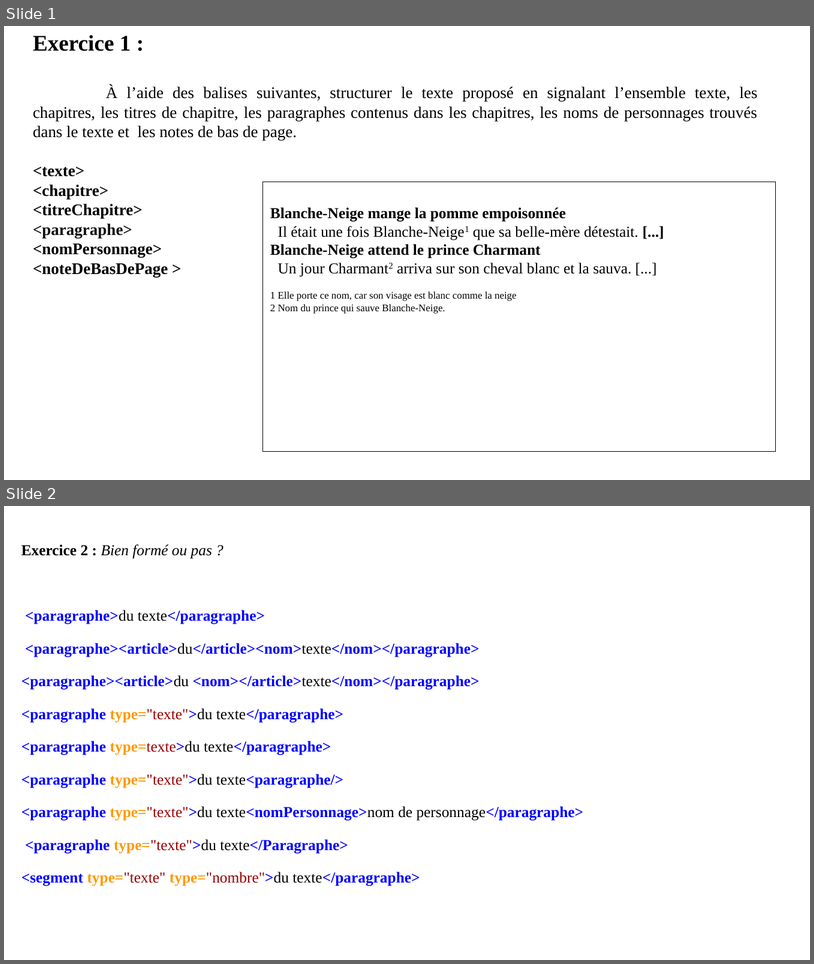
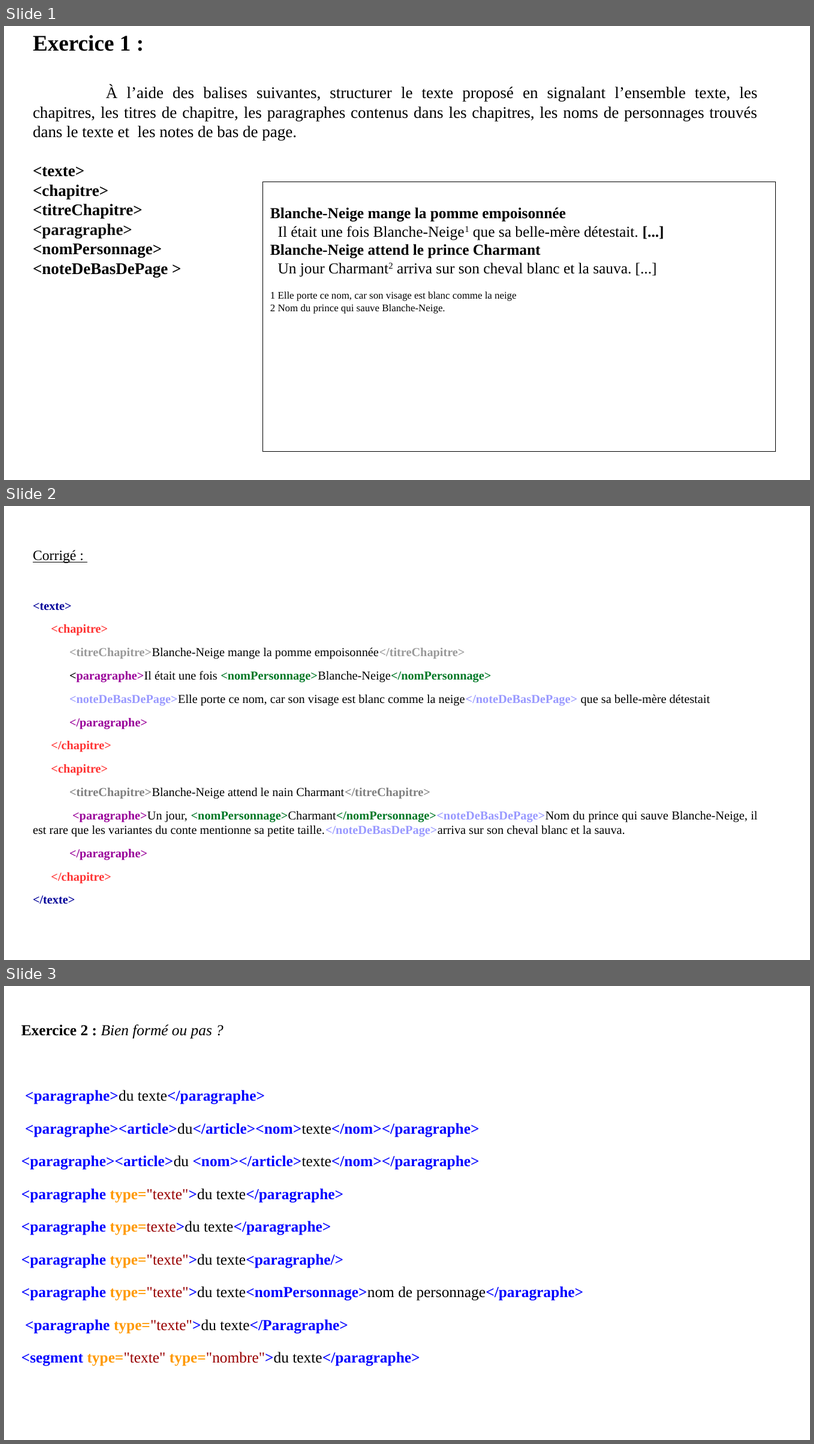
Before and after one commit to ArianePinche/coursTNAH_XML-TEI, a slide deck: seance01/Exercices.odp. Shown one above the other, each under a label of ours: slides 1 and 2 before the commit, slides 1, 2 and 3 after it. The pictures are 814x964 and 814x1444 pixels, drawn with LibreOffice and Linux fonts; fonts in the diff are those of the drawing. Boxes give left, top, right and bottom in pixels: in the first picture for what was removed or moved away, otherwise in the second. Text is boxed around its words. In the diff, an @@ line names an element or a change of style, - is before the commit and + after.

```diff
--- a/seance01/Exercices.odp
+++ b/seance01/Exercices.odp
@@ slide 2 added at (4,506,810,960), background #FFFFFF @@
@@ text added at (33,550,758,904), 12 pt, text #000000 @@
+Corrigé :
+<texte>
+<chapitre>
+<titreChapitre>Blanche-Neige mange la pomme empoisonnée</titreChapitre>
+<paragraphe>Il était une fois <nomPersonnage>Blanche-Neige</nomPersonnage>
+<noteDeBasDePage>Elle porte ce nom, car son visage est blanc comme la neige</noteDeBasDePage> que sa belle-mère détestait
+</paragraphe>
+</chapitre>
+<chapitre>
+<titreChapitre>Blanche-Neige attend le nain Charmant</titreChapitre>
+<paragraphe>Un jour, <nomPersonnage>Charmant</nomPersonnage><noteDeBasDePage>Nom du prince qui sauve Blanche-Neige, il est rare que les variantes du conte mentionne sa petite taille.</noteDeBasDePage>arriva sur son cheval blanc et la sauva.
+</paragraphe>
+</chapitre>
+</texte>
@@ what was slide 2 is now slide 3 @@
```
Also in this commit, not shown: 6 other files.
